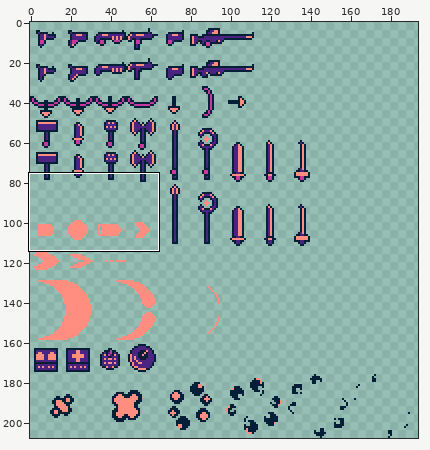
File history of a sprite sheet, assets/textures/spritesheets/weapons.png. Above, an overview of the earlier version with the close-up marked.
Close-up. Before the commit:
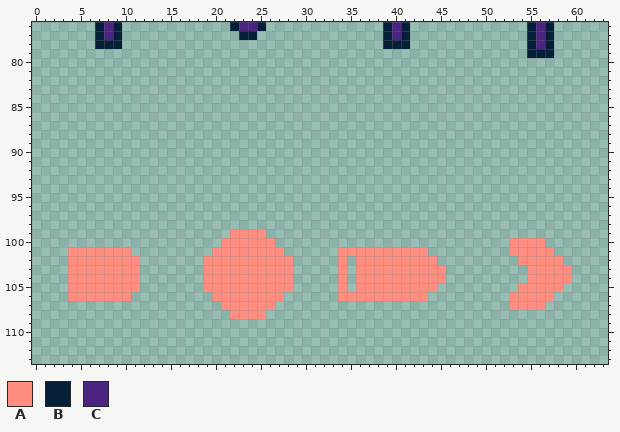
The file is 256x208 pixels. Shown: x 0..63, y 76..113. The wide view leaves out empty margins.
Palette (. is transparent): A #ff8e80  B #051f39  C #4a2480
Pixels before (only the part around the change), first column x 1:
 76 ......BCB............BCCB.............BCB.............BCB......
 77 ......BCB.............BB..............BCB.............BCB......
 78 ......BBB.............................BBB.............BCB......
 79 ......................................................BBB......
 80 ...............................................................
 81 ...............................................................
 82 ...............................................................
 83 ...............................................................
 84 ...............................................................
 85 ...............................................................
 86 ...............................................................
 87 ...............................................................
 88 ...............................................................
 89 ...............................................................
 90 ...............................................................
 91 ...............................................................
 92 ...............................................................
 93 ...............................................................
 94 ...............................................................
 95 ...............................................................
 96 ...............................................................
 97 ...............................................................
 98 ...............................................................
 99 .....................AAAA......................................
100 ....................AAAAAA..........................AAAA.......
101 ...AAAAAAA.........AAAAAAAA......AAAAAAAAAA.........AAAAA......
102 ...AAAAAAAA.......AAAAAAAAAA.....A.AAAAAAAAA.........AAAAA.....
103 ...AAAAAAAA.......AAAAAAAAAA.....A.AAAAAAAAAA.........AAAAA....
104 ...AAAAAAAA.......AAAAAAAAAA.....A.AAAAAAAAAA.........AAAAA....
105 ...AAAAAAAA.......AAAAAAAAAA.....A.AAAAAAAAA.........AAAAA.....
106 ...AAAAAAA.........AAAAAAAA......AAAAAAAAAA.........AAAAA......
107 ....................AAAAAA..........................AAAA.......
108 .....................AAAA......................................
109 ...............................................................
110 ...............................................................
111 ...............................................................
112 ...............................................................
113 ...............................................................
And afterwards:
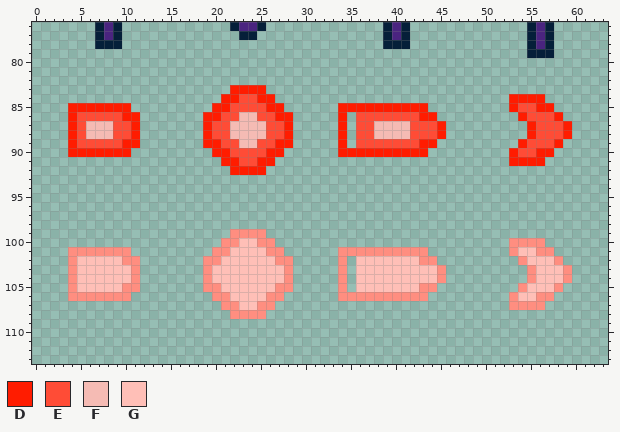
Colours new in this view: D #ff1c00  E #ff4c36  F #f5bbb4  G #ffbfb7
Edits made:
There is now colour D in row 83 at x 22 to 25; in row 84 at x 21 to 22, 25 to 26 and 53 to 56; in row 85 at x 4 to 10, 20 to 21, 26 to 27, 34 to 43, 53 and 56 to 57; in row 86 at x 4, 10 to 11, 19 to 20, 27 to 28, 34, 43 to 44, 54 and 58; in rows 87 to 88 at x 4, 11, 19, 28, 34, 45, 55 and 59; in row 89 at x 4, 10 to 11, 19 to 20, 27 to 28, 34, 43 to 44, 54 and 58.
There is now colour D in row 90 at x 4 to 10, 20 to 21, 26 to 27, 34 to 43, 53 and 56 to 57; in row 91 at x 21 to 22, 25 to 26 and 53 to 56; in row 92 at x 22 to 25.
There is now colour E in row 84 at x 23 to 24; in row 85 at x 22 to 25 and 54 to 55; in row 86 at x 5 to 9, 21 to 22, 25 to 26, 36 to 42 and 55 to 57; in rows 87 to 88 at x 5, 9 to 10, 20 to 21, 26 to 27, 36 to 37, 42 to 44 and 56 to 58; in row 89 at x 5 to 9, 21 to 22, 25 to 26, 36 to 42 and 55 to 57; in row 90 at x 22 to 25 and 54 to 55.
There is now colour E in row 91 at x 23 to 24.
There is now colour F in row 86 at x 23 to 24; in rows 87 to 88 at x 6 to 8, 22 to 25 and 38 to 41; in row 89 at x 23 to 24.
The edit turns colour A into colour G in row 100 at x 23 to 24; in row 101 at x 22 to 25 and 54 to 55; in row 102 at x 5 to 9, 21 to 26, 36 to 42 and 55 to 57; in rows 103 to 104 at x 5 to 10, 20 to 27, 36 to 44 and 56 to 58; in row 105 at x 5 to 9, 21 to 26, 36 to 42 and 55 to 57; in row 106 at x 22 to 25 and 54 to 55.
The edit turns colour A into colour G in row 107 at x 23 to 24.
Where, in picture pixels (left, top, right, bottom), the same in both close-ups:
added: (203, 85, 293, 175)
added: (509, 94, 572, 166)
added: (68, 103, 140, 157)
added: (338, 103, 446, 157)
changed: (212, 238, 284, 310)
changed: (518, 247, 563, 301)
changed: (77, 256, 131, 292)
changed: (356, 256, 437, 292)
